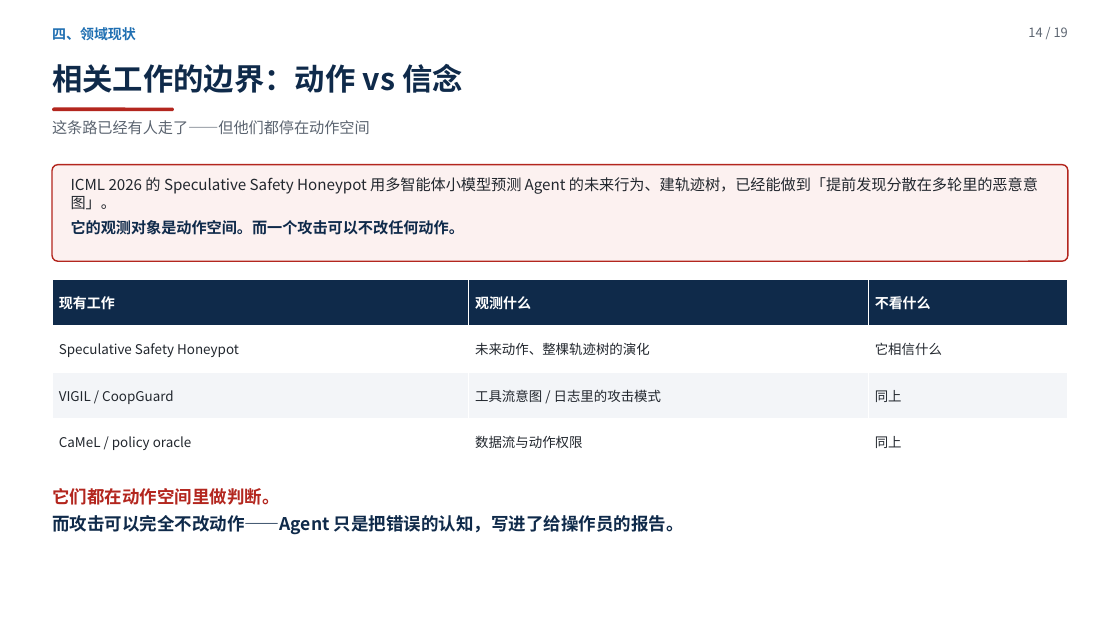
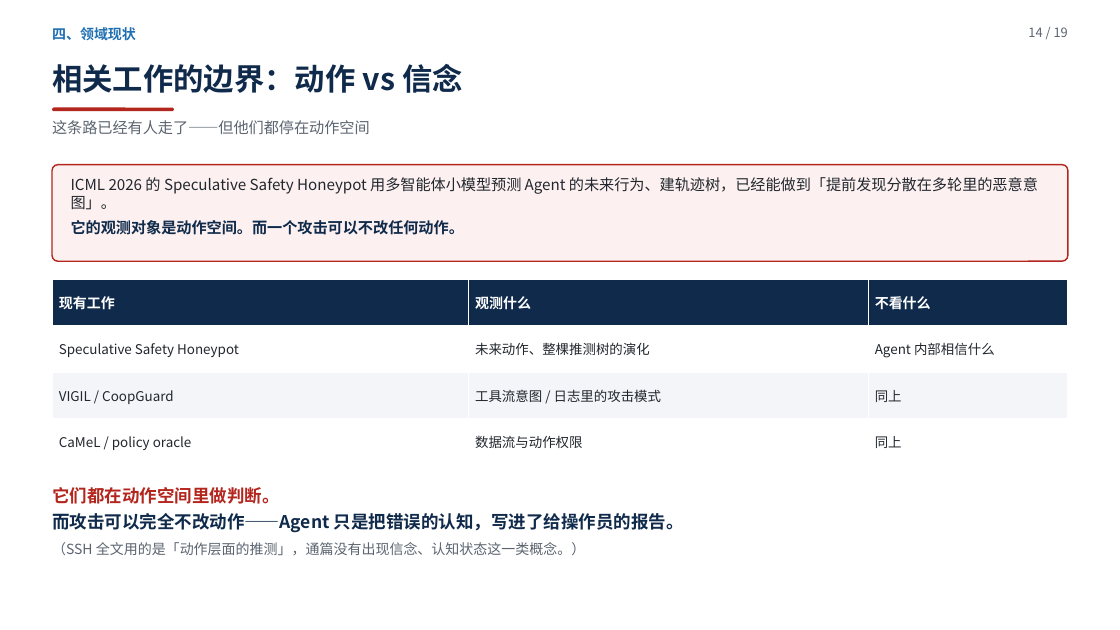
Before and after one commit to yiiiiiii1/multi-agent-remote-sensing, a slide deck: slide 14 of 阶段2-卫星多智能体防御/presentations/新方向调研汇报.pptx. Drawn at 1120x630 pixels with LibreOffice and Linux fonts; fonts in the diff are those of the drawing. Boxes give left, top, right and bottom in pixels: in the first picture for what was removed or moved away, otherwise in the second. Text is boxed around its words. In the diff, an @@ line names an element or a change of style, - is before the commit and + after.

Commit message:
读完 SSH 全文：P11 换成真实机制与数字（三模拟器/Beam Search/ASR 0%/3B+1.3%）、P14 加脚注（全文无 belief 概念）、P17 与 P18 的算力表述改成更准确的版本；更新阅读清单

```diff
--- a/阶段2-卫星多智能体防御/presentations/新方向调研汇报.pptx
+++ b/阶段2-卫星多智能体防御/presentations/新方向调研汇报.pptx
@@ table at (52,280,1069,465) @@
-row 2, column 2: 未来动作、整棵轨迹树的演化
+row 2, column 2: 未来动作、整棵推测树的演化
-row 2, column 3: 它相信什么
+row 2, column 3: Agent 内部相信什么
@@ text at (52,542,585,555): paragraph added @@
+（SSH 全文用的是「动作层面的推测」，通篇没有出现信念、认知状态这一类概念。）
```
Also in this commit, not shown: 4 other slides changed, 4 other files.
